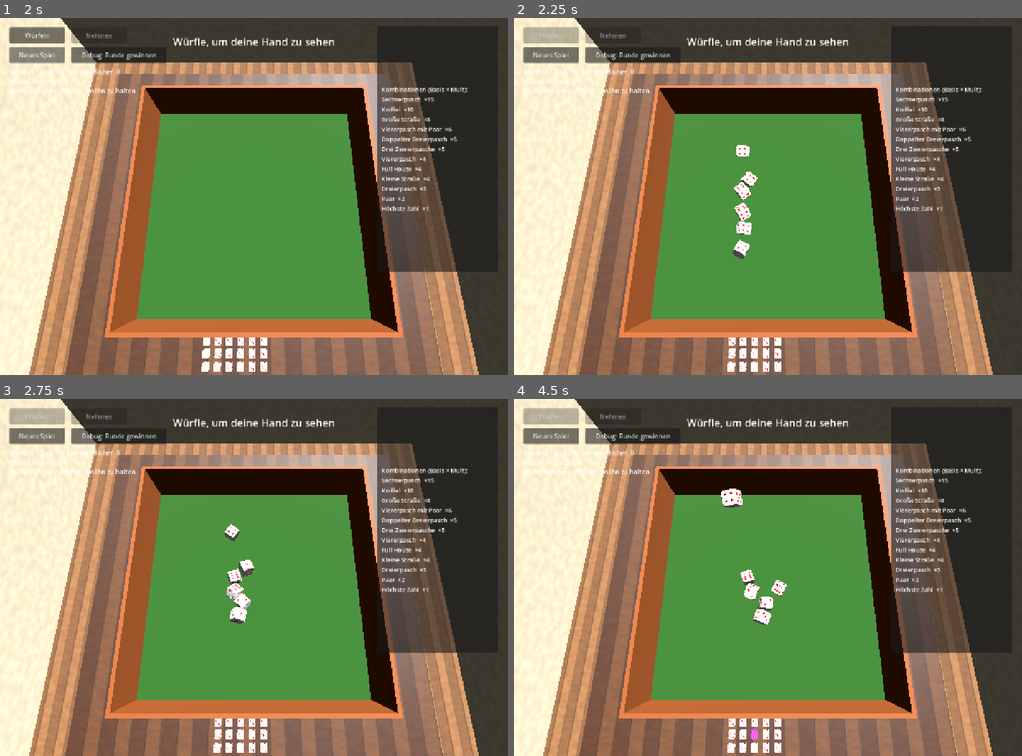
Above: before the commit, frames 1-4 (two rows, left to right).
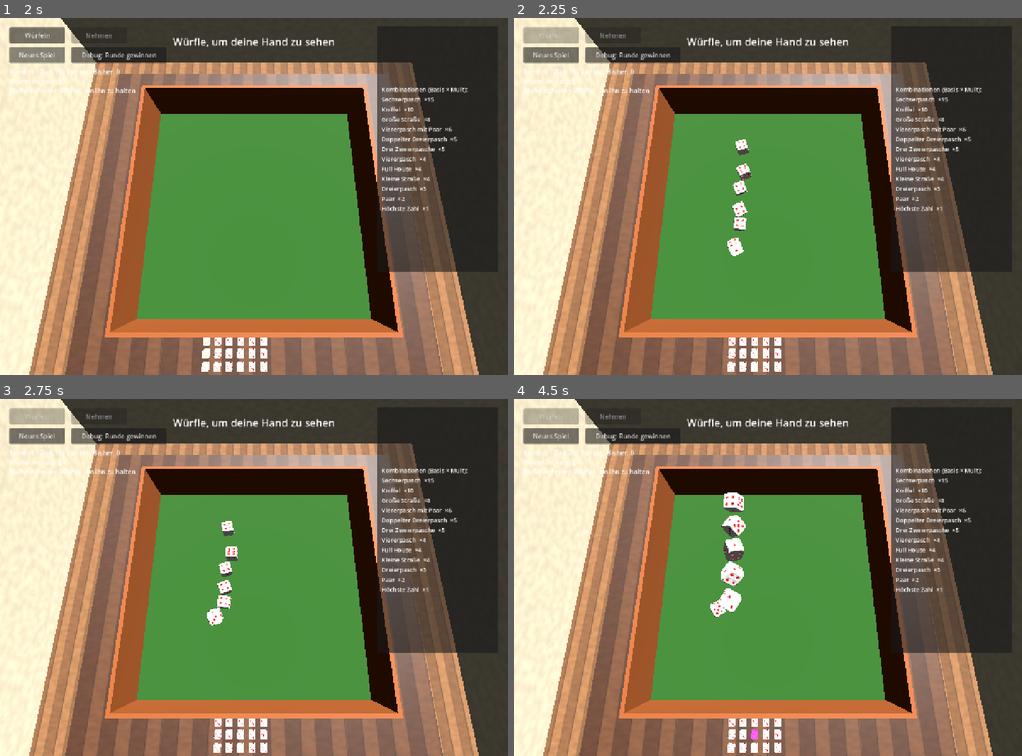
Above: after the commit, the same moments.

Repository: Tristan-Steffen/dice_game
Game: Godot game, scene res://scenes/scene_root.tscn
Same seed, same stepped clock (60 frames per second), same inputs: the game is played once before the commit and once after it.
Inputs:
- Up to frame 1 (2 s): click "Neues Spiel" at 0.5 s; click "Neues Spiel" at 1.25 s
- Up to frame 2 (2.25 s): click "Würfeln" at 2 s
- Up to frame 3 (2.75 s): no input
- Up to frame 4 (4.5 s): click "Debug: Runde gewinnen" at 2.75 s; click "Würfel: immer 6" at 3.5 s; click "Würfeln" at 4.25 s

Frame 1 is identical in both runs. In frame 2, 0.7% of the frame differs, in the area x 42-48%, y 33-68%; in frame 3, 1.1%; in frame 4, 1.6%, in the area x 38-54%, y 25-64%.

Commit message:
Make dice throws and settling faster
Dice felt slow and clunky. Increase gravity_scale and add linear/angular
damping on the RigidBody3D so momentum bleeds off quicker, bump throw
force and spin for a snappier throw, and loosen the rest-detection
thresholds so a settled roll registers sooner.

Diff:
--- a/scenes/die.tscn
+++ b/scenes/die.tscn
@@ -76,6 +76,9 @@
 [node name="RigidBody3D" type="RigidBody3D" parent="." unique_id=1480892251]
 collision_layer = 2
 collision_mask = 3
+gravity_scale = 2.5
+linear_damp = 0.6
+angular_damp = 0.6
 
 [node name="Die" type="MeshInstance3D" parent="RigidBody3D" unique_id=1316239601]
 transform = Transform3D(0.04145, 0, 0, 0, 2.2235513e-08, -0.041449998, 0, 0.041449998, 2.2235513e-08, 0, 0, 0)
--- a/scenes/scene_root.gd
+++ b/scenes/scene_root.gd
@@ -17,11 +17,11 @@
 ## aktuelle Hand wird ohne Punkte verworfen und die nächste Hand aus dem
 ## Rest-Pool gezogen. Der erste Wurf einer Hand kann nie farkeln.
 
-@export var throw_force: float = 12.0
-@export var spin_strength: float = 10.0
-@export var rest_linear_threshold: float = 0.05
-@export var rest_angular_threshold: float = 0.05
-@export var rest_time_required: float = 0.5
+@export var throw_force: float = 16.0
+@export var spin_strength: float = 14.0
+@export var rest_linear_threshold: float = 0.15
+@export var rest_angular_threshold: float = 0.15
+@export var rest_time_required: float = 0.2
 
 const POOL_SIZE := 30
 const HAND_SIZE := 6
